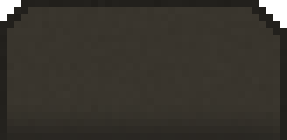
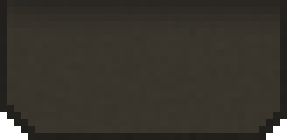
Layered file, before and after one edit (287×140). Changes by layer:
painted on "Calque 4" over [0, 0, 287, 140]
painted on "Calque 5" over [7, 0, 280, 140]
painted on "Calque 6" over [0, 0, 287, 140]
